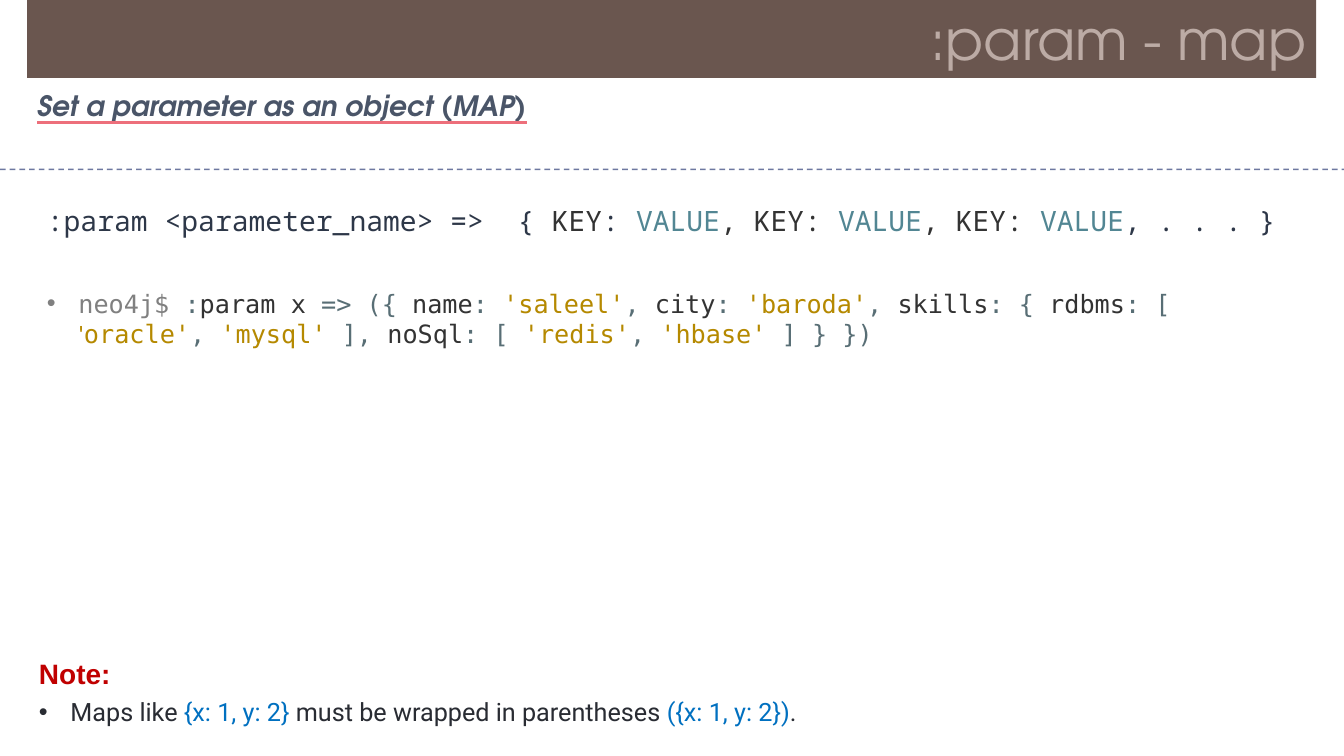
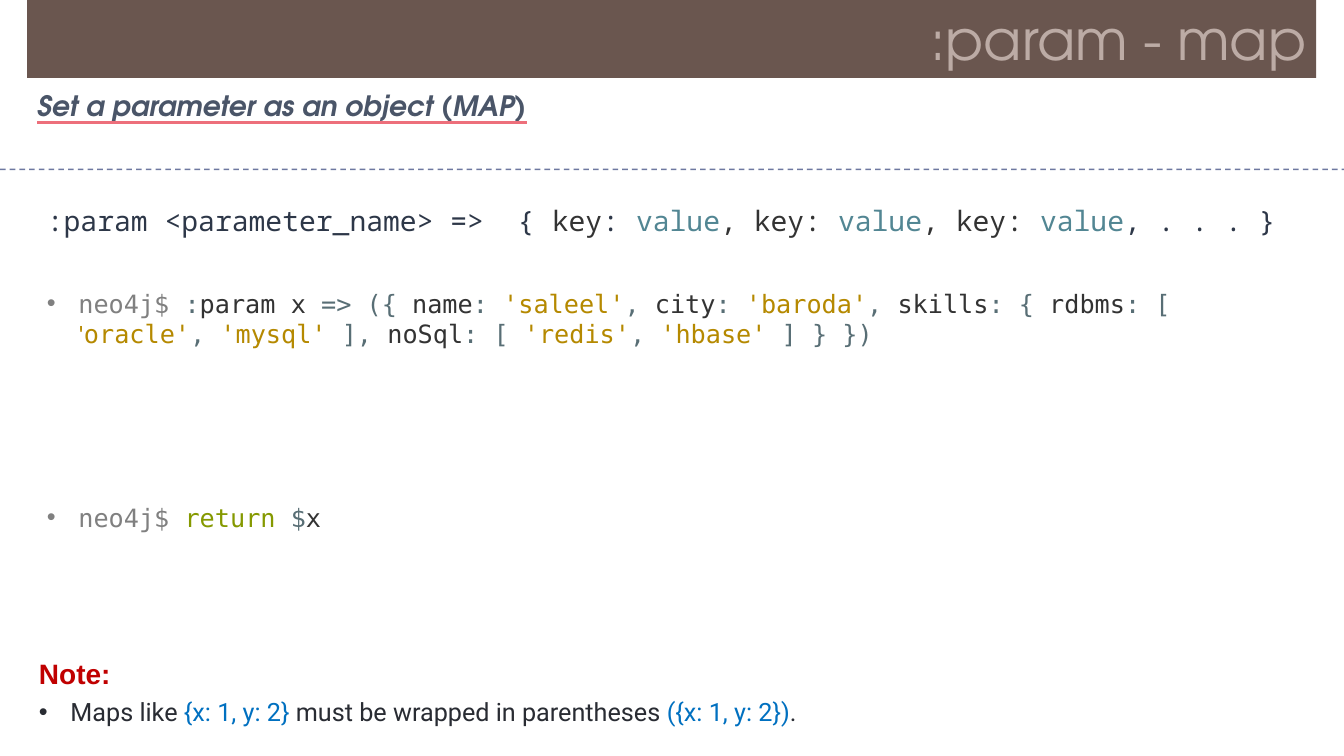
Before and after one commit to Saleel-Bagde/PPT-s, a slide deck: slide 34 of Neo4j.pptx. Drawn at 1344x756 pixels with LibreOffice and Linux fonts; fonts in the diff are those of the drawing. Boxes give left, top, right and bottom in pixels: in the first picture for what was removed or moved away, otherwise in the second. Text is boxed around its words. In the diff, an @@ line names an element or a change of style, - is before the commit and + after.

```diff
--- a/Neo4j.pptx
+++ b/Neo4j.pptx
@@ text at (47, 209, 1141, 238): text changed @@
-:param <parameter_name> => { KEY: VALUE, KEY: VALUE, KEY: VALUE, . . . }
+:param <parameter_name> => { key: value, key: value, key: value, . . . }
@@ text added at (78, 508, 321, 532), 18 pt, text #808080 @@
+• neo4j$ return $x
```
Also in this commit, not shown: 2 other slides changed.
